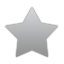
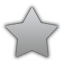
Before/after of a 64px x 64px layered artwork. What changed in the layer stack:
pixels changed over [2, 4, 61, 61] (layer not identified)
